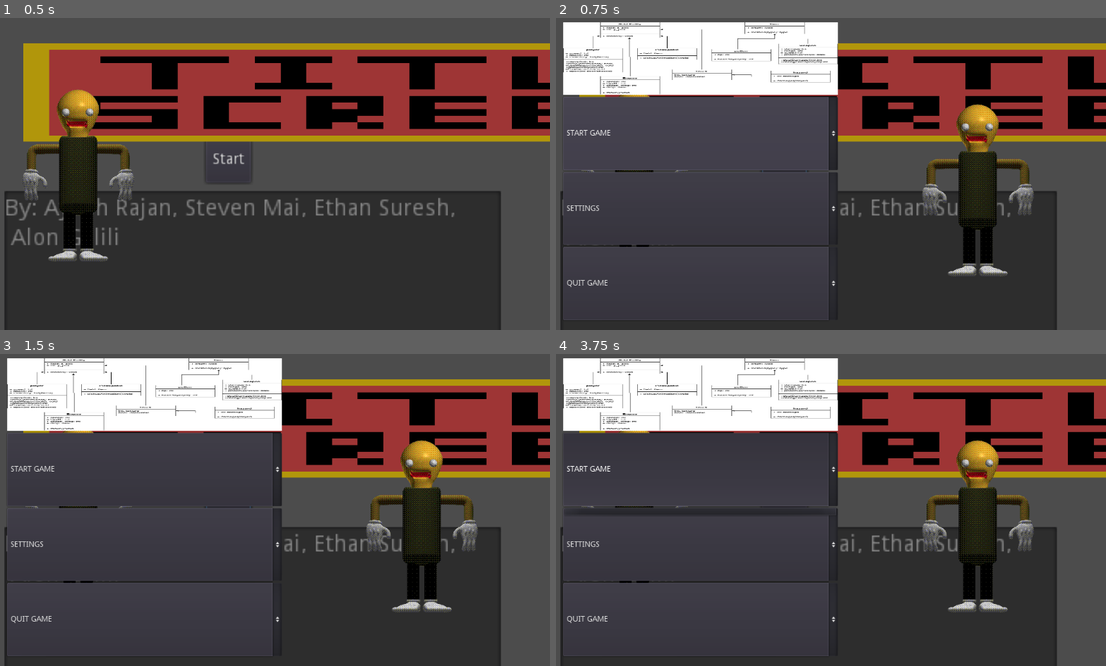
Above: before the commit, frames 1-4 (two rows, left to right).
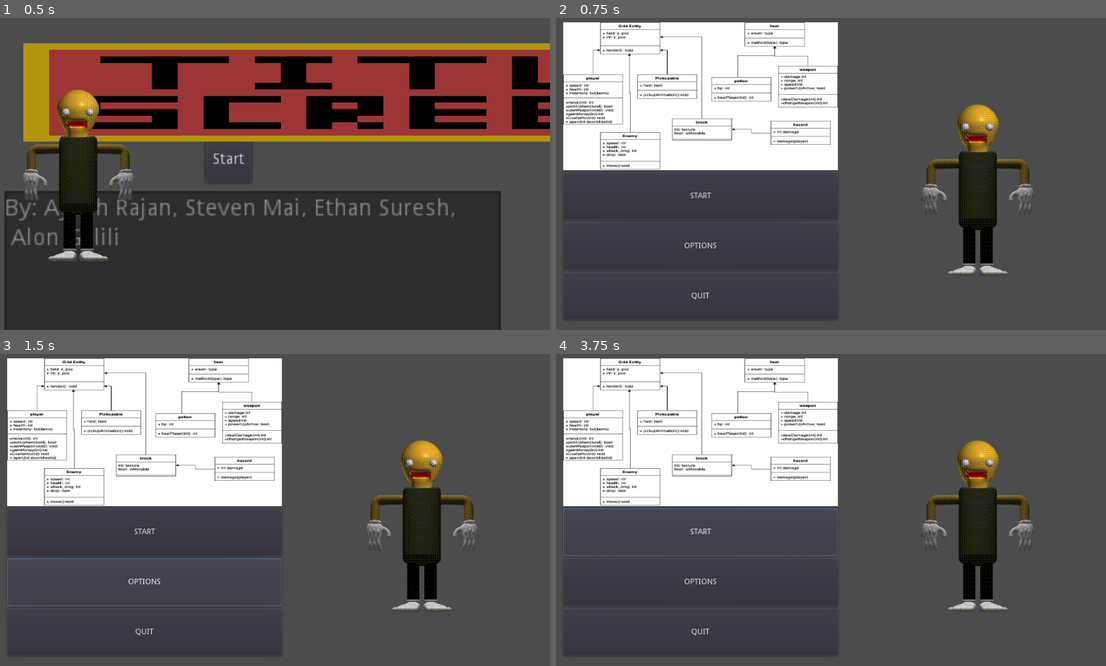
Above: after the commit, the same moments.

Repository: asuradev99/CP2-Group-project
Game: Godot game, scene res://Node2D.tscn
The game is run twice, just before and just after one commit, with the same random seed, the same clock (stepped at 60 frames per second) and the same inputs.
Inputs (mouse positions are in pixels of both pictures, inside the frame that each line leads up to):
- Up to frame 1 (0.5 s): no input
- Up to frame 2 (0.75 s): click "Start" at 0.5 s
- Up to frame 3 (1.5 s): click (143, 581) at 1.25 s, where only the run after the commit has a clickable "OPTIONS"
- Up to frame 4 (3.75 s): click (699, 544) at 2 s, where only the run before the commit has a clickable "SETTINGS"; click "Start" (after the commit: "START") at 2.75 s; click "Start" (after the commit: "START") at 3.5 s

Frame 1 is identical in both runs. In frame 2, 47% of the frame differs, in the area x 0-100%, y 1-100%; in frame 3, 47%; in frame 4, 49%.

Commit message:
bruh

Diff:
--- a/change-to-main-menu.gd
+++ b/change-to-main-menu.gd
@@ -1,12 +1,4 @@
 extends Node
 
-var simultaneous_scene = preload("res://main menu or something/gaming.tscn").instance()
-
-func _add_a_scene_manually():
-	# This is like autoloading the scene, only
-	# it happens after already loading the main scene.
-	get_tree().get_root().add_child(simultaneous_scene)
-
-
 func _on_Button_pressed():
-	_add_a_scene_manually() # Replace with function body.
+	get_tree().change_scene("res://main menu or something/gaming.tscn")
--- a/main menu or something/gaming.tscn
+++ b/main menu or something/gaming.tscn
@@ -23,32 +23,42 @@
 
 [node name="TextureRect" type="TextureRect" parent="HBoxContainer/VBoxContainer"]
 margin_right = 498.0
-margin_bottom = 132.0
+margin_bottom = 269.0
 size_flags_horizontal = 7
 size_flags_vertical = 7
 texture = ExtResource( 2 )
 expand = true
 
-[node name="OptionButton" type="OptionButton" parent="HBoxContainer/VBoxContainer"]
-margin_top = 136.0
+[node name="MarginContainer" type="MarginContainer" parent="HBoxContainer/VBoxContainer"]
+margin_top = 273.0
+margin_right = 498.0
+margin_bottom = 542.0
+size_flags_horizontal = 3
+size_flags_vertical = 3
+
+[node name="VBoxContainer" type="VBoxContainer" parent="HBoxContainer/VBoxContainer/MarginContainer"]
+margin_right = 498.0
+margin_bottom = 269.0
+
+[node name="Button" type="Button" parent="HBoxContainer/VBoxContainer/MarginContainer/VBoxContainer"]
+margin_right = 498.0
+margin_bottom = 87.0
+size_flags_vertical = 3
+text = "START"
+
+[node name="Button2" type="Button" parent="HBoxContainer/VBoxContainer/MarginContainer/VBoxContainer"]
+margin_top = 91.0
+margin_right = 498.0
+margin_bottom = 178.0
+size_flags_vertical = 3
+text = "OPTIONS"
+
+[node name="Button3" type="Button" parent="HBoxContainer/VBoxContainer/MarginContainer/VBoxContainer"]
+margin_top = 182.0
 margin_right = 498.0
 margin_bottom = 269.0
 size_flags_vertical = 3
-text = "START GAME"
-
-[node name="OptionButton2" type="OptionButton" parent="HBoxContainer/VBoxContainer"]
-margin_top = 273.0
-margin_right = 498.0
-margin_bottom = 405.0
-size_flags_vertical = 3
-text = "SETTINGS"
-
-[node name="OptionButton3" type="OptionButton" parent="HBoxContainer/VBoxContainer"]
-margin_top = 409.0
-margin_right = 498.0
-margin_bottom = 542.0
-size_flags_vertical = 3
-text = "QUIT GAME"
+text = "QUIT"
 
 [node name="CenterContainer" type="CenterContainer" parent="HBoxContainer"]
 margin_left = 502.0
@@ -65,3 +75,4 @@
 size_flags_horizontal = 3
 size_flags_vertical = 3
 texture = ExtResource( 1 )
+stretch_mode = 2
